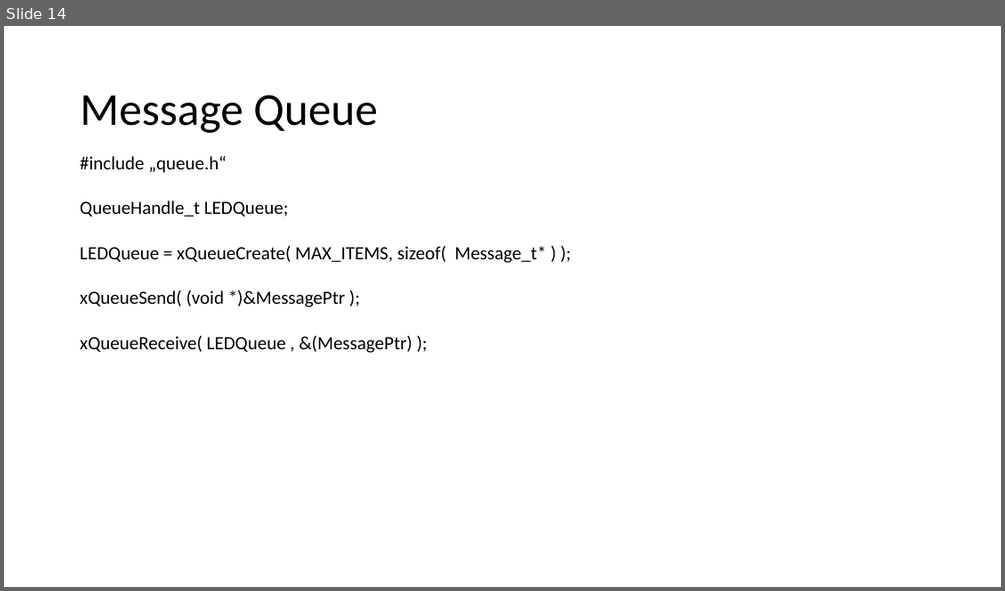
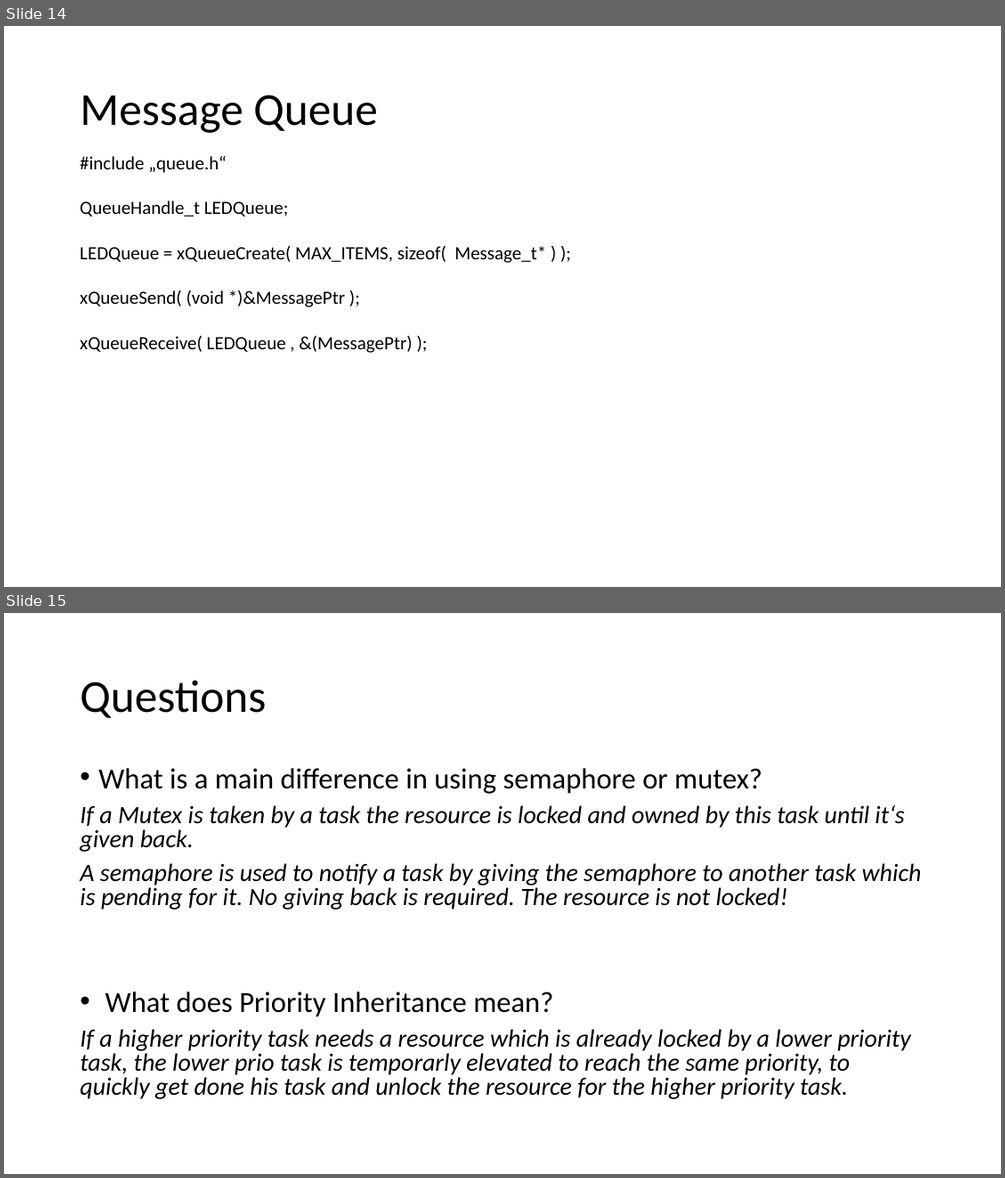
Before and after one commit to lschaer/INTRO_TEAM_BRUSCH, a slide deck: Recap/RecapPP.pptx. Shown one above the other, each under a label of ours: slide 14 before the commit, slides 14 and 15 after it. The pictures are 1005x591 and 1005x1178 pixels, drawn with LibreOffice and Linux fonts; fonts in the diff are those of the drawing. Boxes give left, top, right and bottom in pixels: in the first picture for what was removed or moved away, otherwise in the second. Text is boxed around its words. In the diff, an @@ line names an element or a change of style, - is before the commit and + after.

```diff
--- a/Recap/RecapPP.pptx
+++ b/Recap/RecapPP.pptx
@@ slide 15 added at <box>4,613,1001,1174</box>, background #FFFFFF @@
@@ title added at <box>80,680,266,718</box>, 44 pt, text #000000 @@
+Questions
@@ text added at <box>80,768,922,1099</box>, 24 pt, text #000000, italic @@
+• What is a main difference in using semaphore or mutex?
+If a Mutex is taken by a task the resource is locked and owned by this task until it‘s given back.
+A semaphore is used to notify a task by giving the semaphore to another task which is pending for it. No giving back is required. The resource is not locked!
+• What does Priority Inheritance mean?
+If a higher priority task needs a resource which is already locked by a lower priority task, the lower prio task is temporarly elevated to reach the same priority, to quickly get done his task and unlock the resource for the higher priority task.
```
Also in this commit, not shown: 2 slides changed.
